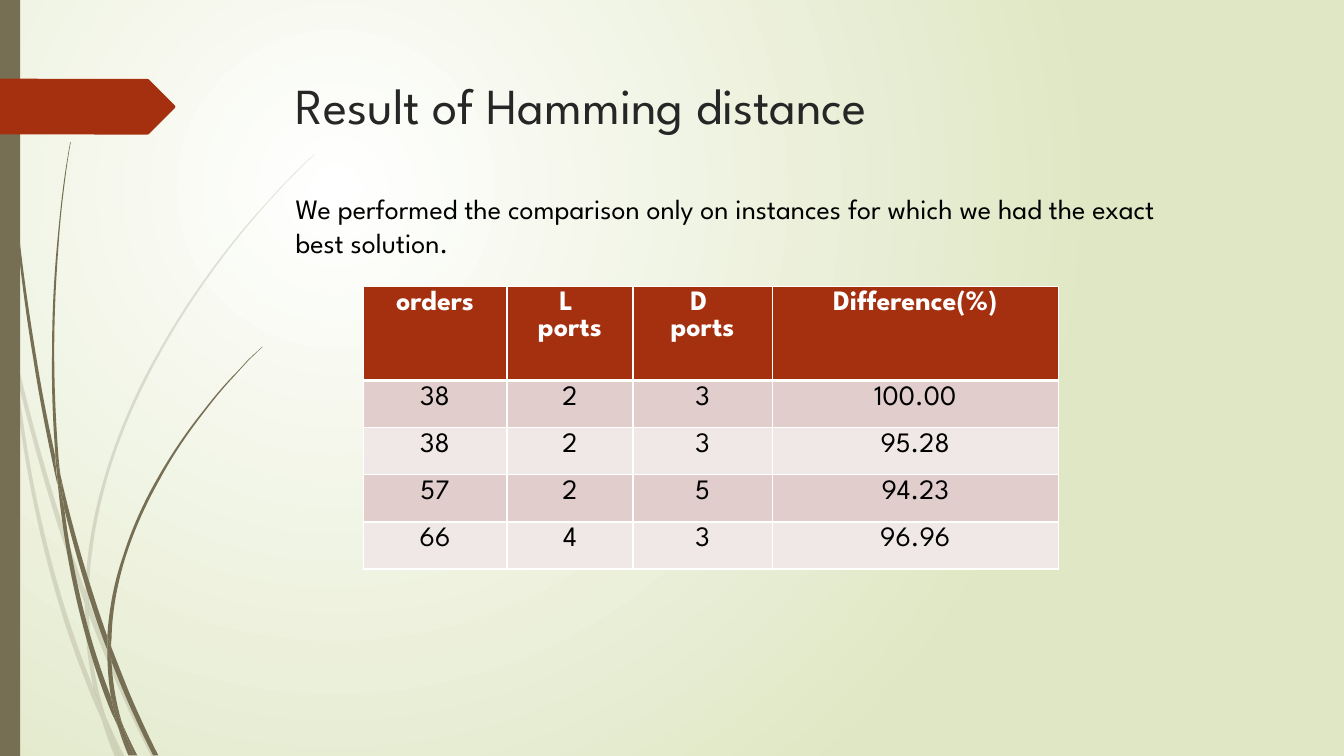
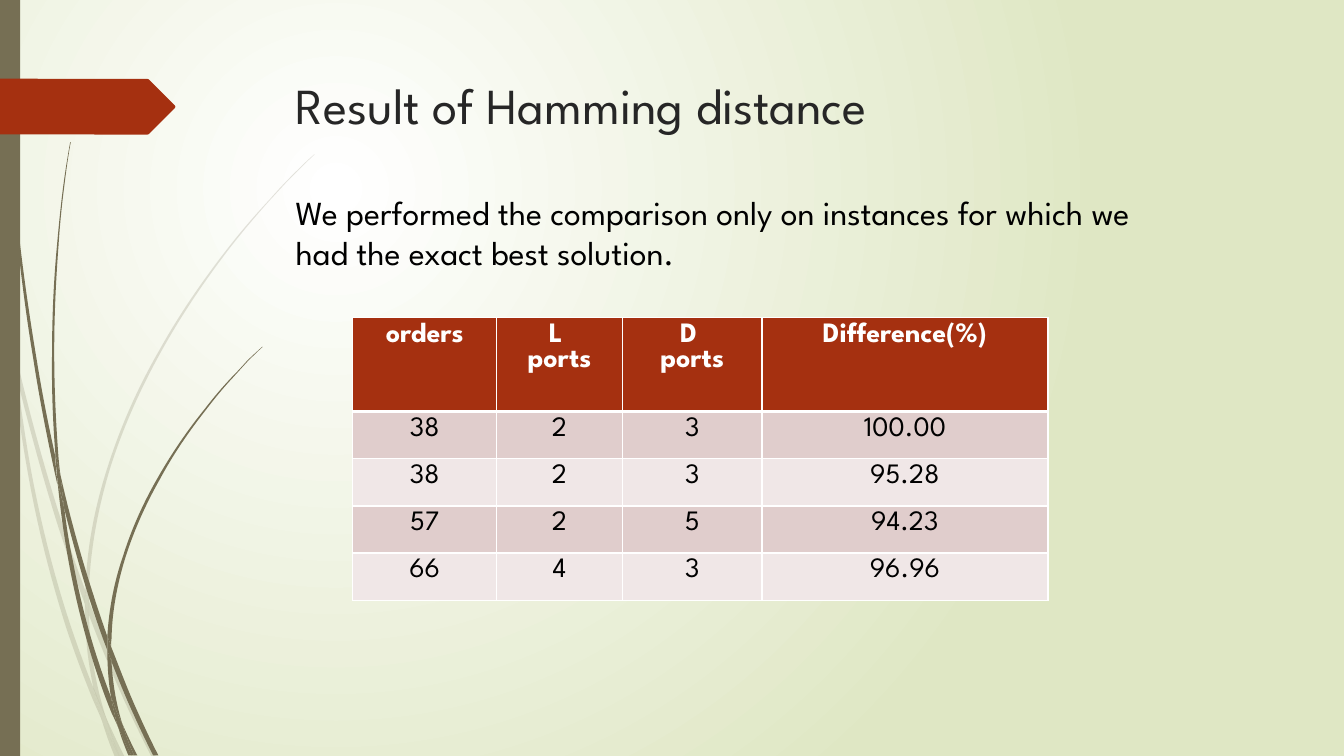
Before and after one commit to r-kurosu/kline_new, a slide deck: slide 53 of 竹田_修論発表.pptx (slide 55 before the commit). Drawn at 1344x756 pixels with LibreOffice and Linux fonts; fonts in the diff are those of the drawing. Boxes give left, top, right and bottom in pixels: in the first picture for what was removed or moved away, otherwise in the second. Text is boxed around its words. In the diff, an @@ line names an element or a change of style, - is before the commit and + after.

```diff
--- a/竹田_修論発表.pptx
+++ b/竹田_修論発表.pptx
@@ text "We performed the comparison only ..." at <box>296,201,1130,266</box>: size 20 to 24 pt @@
@@ table: place and size @@
-table at <box>363,286,1059,570</box>
+table at <box>353,318,1049,601</box>
```
Also in this commit, not shown: 6 other slides changed, 5 slides removed.
